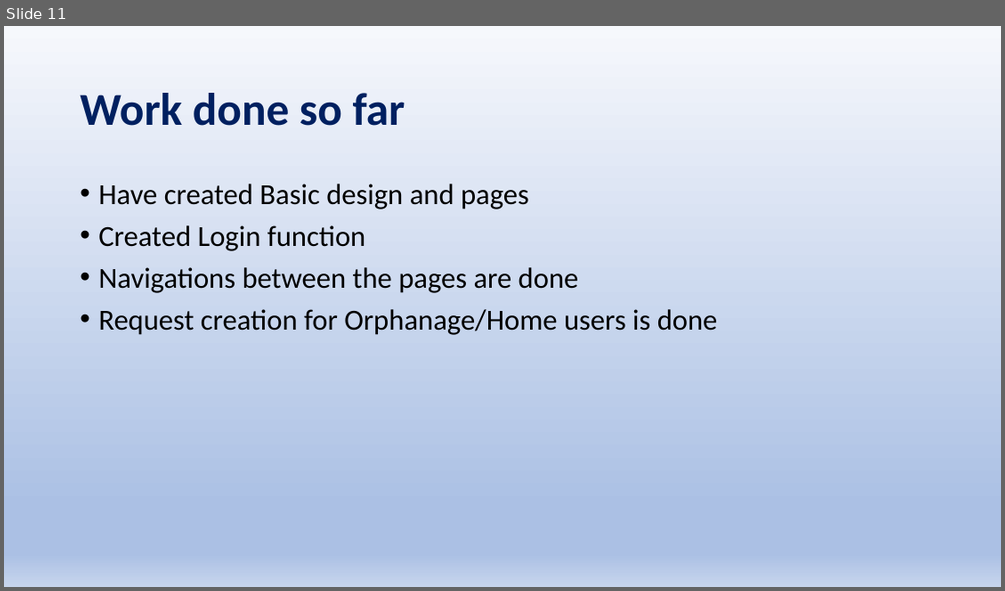
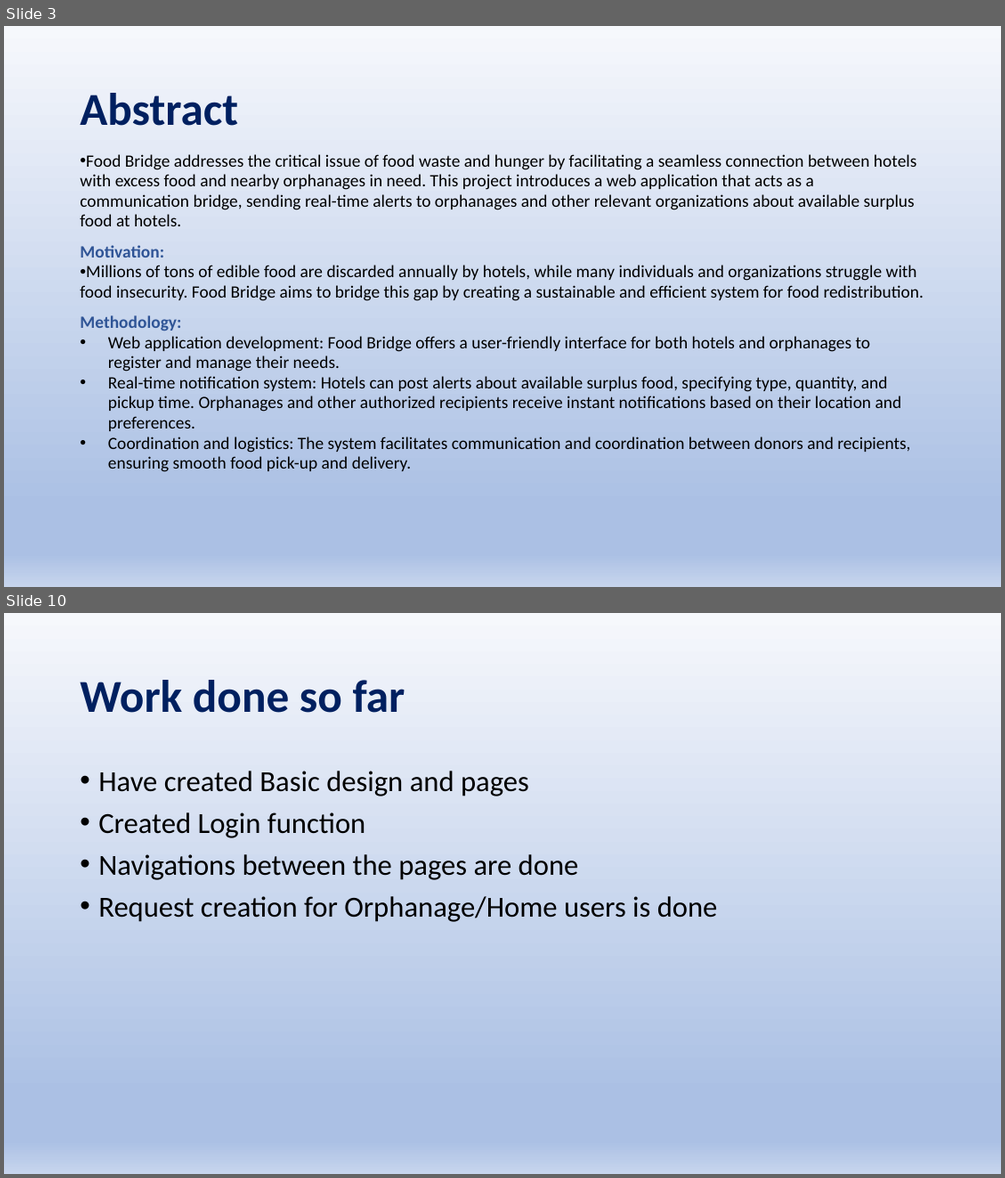
Before and after one commit to Sriram-V-99/MCA-Project-, a slide deck: FoodBridge.pptx. Shown one above the other, each under a label of ours: slide 11 before the commit, slides 3 and 10 after it; the slides between them are not shown. The pictures are 1005x591 and 1005x1178 pixels, drawn with LibreOffice and Linux fonts; fonts in the diff are those of the drawing. Boxes give left, top, right and bottom in pixels: in the first picture for what was removed or moved away, otherwise in the second. Text is boxed around its words. In the diff, an @@ line names an element or a change of style, - is before the commit and + after.

```diff
--- a/FoodBridge.pptx
+++ b/FoodBridge.pptx
@@ slide 3 added at bbox=[4, 26, 1001, 587], background gradient #F6F8FC to #ABC0E4 to #C7D5ED @@
@@ title added at bbox=[80, 93, 238, 126], 44 pt, text #002060, bold @@
+Abstract
@@ text added at bbox=[80, 154, 924, 472], 16.6 pt, text #000000 @@
+• Food Bridge addresses the critical issue of food waste and hunger by facilitating a seamless connection between hotels with excess food and nearby orphanages in need. This project introduces a web application that acts as a communication bridge, sending real-time alerts to orphanages and other relevant organizations about available surplus food at hotels.
+Motivation:
+• Millions of tons of edible food are discarded annually by hotels, while many individuals and organizations struggle with food insecurity. Food Bridge aims to bridge this gap by creating a sustainable and efficient system for food redistribution.
+Methodology:
+• Web application development: Food Bridge offers a user-friendly interface for both hotels and orphanages to register and manage their needs.
+• Real-time notification system: Hotels can post alerts about available surplus food, specifying type, quantity, and pickup time. Orphanages and other authorized recipients receive instant notifications based on their location and preferences.
+• Coordination and logistics: The system facilitates communication and coordination between donors and recipients, ensuring smooth food pick-up and delivery.
@@ what was slide 11 is now slide 10 @@
```
Also in this commit, not shown: 5 slides changed, 3 other slides added, 8 slides removed, 2 other files.
